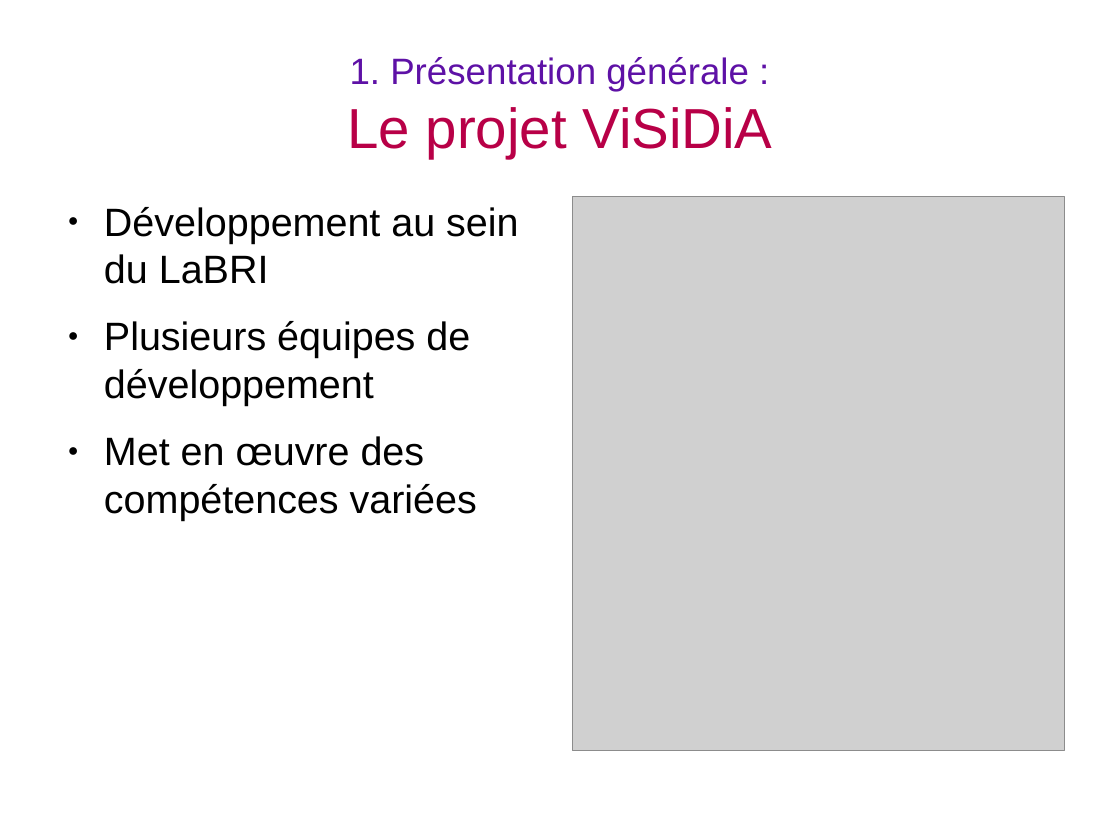
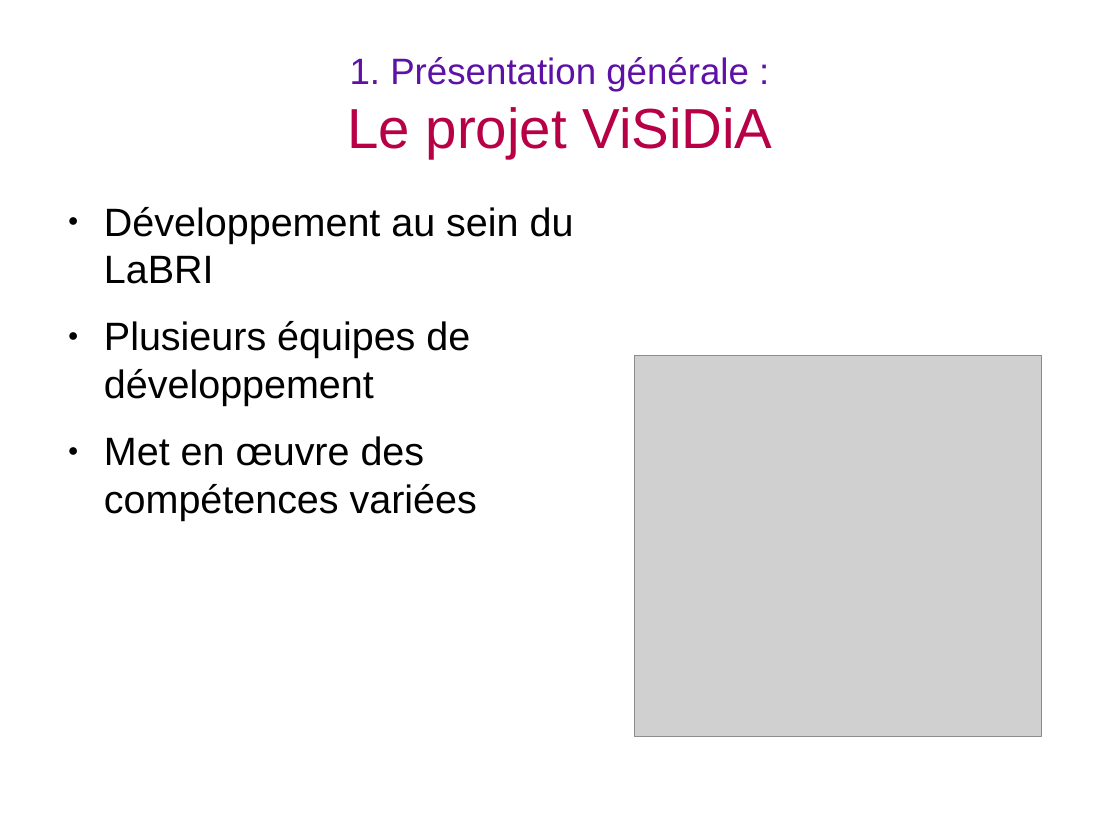
Before and after one commit to BackupTheBerlios/visidia-svn, a slide deck: slide 5 of trunk/doc/soutenance/soutenance.odp. Drawn at 1120x840 pixels with LibreOffice and Linux fonts; fonts in the diff are those of the drawing; grey boxes stand for pictures. Boxes give left, top, right and bottom in pixels: in the first picture for what was removed or moved away, otherwise in the second. Text is boxed around its words. In the diff, an @@ line names an element or a change of style, - is before the commit and + after.

```diff
--- a/trunk/doc/soutenance/soutenance.odp
+++ b/trunk/doc/soutenance/soutenance.odp
@@ text "Développement au sein du LaBRI" rewrapped from (104,207,518,521) to (104,207,574,521) @@
@@ picture: place and size @@
-picture at (572,196,1064,751)
+picture at (635,356,1042,737)
```
Also in this commit, not shown: 4 other slides changed, 1 slide added, 1 slide removed.
